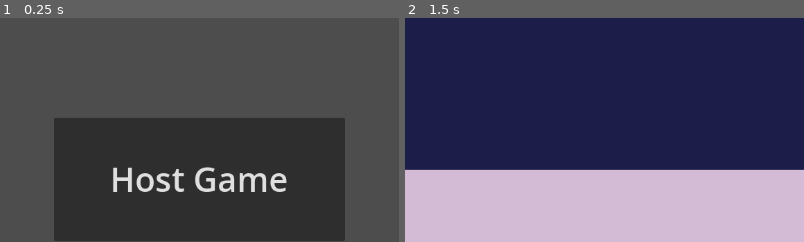
Above: before the commit, frames 1-2 (left to right).
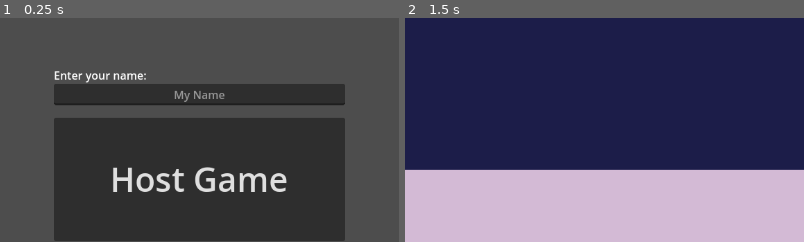
Above: after the commit, the same moments.

Repository: Blkatx/liars-dice
Game: Godot game, scene res://multiplayer_lobby.tscn
Same seed, same stepped clock (60 frames per second), same inputs: the game is played once before the commit and once after it. This scene is started directly instead of the project's main scene.
Inputs (mouse positions are % of the whole screen's width and height, from its top left):
- Up to frame 1 (0.25 s): no input
- Up to frame 2 (1.5 s): click "Host Game" at 0.5 s; tap Enter at 1.25 s; move the mouse to (72, 45) at 1.27 s; press the mouse at (72, 45) at 1.28 s
The pictures show only the part of the screen within x 25-75%, y 0-50%; the shares and areas given below are measured in that part.

The runs differ from the first frame. In frame 1, 7.2% of the frame differs, in the area x 13-87%, y 23-39%; in frame 2, nothing differs.

Commit message:
Enemy playes are now Control Nodes, Small adjustments to Multiplayer Connections

Diff:
--- a/liars-dice/Resources/enemy_player.tscn
+++ b/liars-dice/Resources/enemy_player.tscn
@@ -1,21 +1,70 @@
-[gd_scene load_steps=4 format=3 uid="uid://db6eele33vnlr"]
+[gd_scene load_steps=5 format=3 uid="uid://db6eele33vnlr"]
 
 [ext_resource type="Texture2D" uid="uid://byq38hedylpcy" path="res://Images/TempPlayer.tres" id="1_0dkbx"]
 [ext_resource type="Script" uid="uid://cpugstd0i6edk" path="res://Resources/enemy_player_script.gd" id="1_pxnch"]
 [ext_resource type="Texture2D" uid="uid://bfwn33usert3l" path="res://Images/TempCup.tres" id="2_pxnch"]
 
-[node name="EnemyPlayer" type="Node2D"]
+[sub_resource type="StyleBoxEmpty" id="StyleBoxEmpty_pxnch"]
+
+[node name="EnemyPlayer" type="Control" groups=["Players"]]
 texture_filter = 1
+custom_minimum_size = Vector2(125, 175)
+layout_mode = 3
+anchors_preset = 8
+anchor_left = 0.5
+anchor_top = 0.5
+anchor_right = 0.5
+anchor_bottom = 0.5
+offset_left = -62.5
+offset_top = -85.0
+offset_right = 62.5
+offset_bottom = 85.0
+grow_horizontal = 2
+grow_vertical = 2
 script = ExtResource("1_pxnch")
+
+[node name="VBoxContainer" type="VBoxContainer" parent="."]
+layout_mode = 1
+anchors_preset = 15
+anchor_right = 1.0
+anchor_bottom = 1.0
+grow_horizontal = 2
+grow_vertical = 2
+alignment = 1
+
+[node name="Label" type="Label" parent="VBoxContainer"]
+layout_mode = 2
+text = "Player Name"
+horizontal_alignment = 1
+
+[node name="TextureRect" type="TextureRect" parent="VBoxContainer"]
+layout_mode = 2
+size_flags_vertical = 3
+texture = ExtResource("1_0dkbx")
+expand_mode = 3
+stretch_mode = 5
+
+[node name="VBoxContainer" type="VBoxContainer" parent="VBoxContainer/TextureRect"]
+layout_mode = 1
+anchors_preset = 15
+anchor_right = 1.0
+anchor_bottom = 1.0
+grow_horizontal = 2
+grow_vertical = 2
+alignment = 2
+
+[node name="HSeparator" type="HSeparator" parent="VBoxContainer/TextureRect/VBoxContainer"]
+layout_mode = 2
+size_flags_vertical = 3
+size_flags_stretch_ratio = 2.0
+theme_override_styles/separator = SubResource("StyleBoxEmpty_pxnch")
+
+[node name="TextureRect2" type="TextureRect" parent="VBoxContainer/TextureRect/VBoxContainer"]
+z_index = 1
+custom_minimum_size = Vector2(0, 50)
+layout_mode = 2
+size_flags_vertical = 3
+texture = ExtResource("2_pxnch")
+expand_mode = 3
+stretch_mode = 5
 metadata/_edit_use_anchors_ = true
-
-[node name="TextureRect" type="Sprite2D" parent="."]
-position = Vector2(0, -40)
-scale = Vector2(10, 10)
-texture = ExtResource("1_0dkbx")
-
-[node name="TextureRect2" type="Sprite2D" parent="."]
-z_index = 1
-position = Vector2(0, 24)
-scale = Vector2(3, 3)
-texture = ExtResource("2_pxnch")
--- a/liars-dice/Resources/enemy_player_script.gd
+++ b/liars-dice/Resources/enemy_player_script.gd
@@ -1,8 +1,13 @@
 class_name EnemyPlayer
-extends Node2D
+extends Control
 
-var player_name:String
+var player_name:String :
+	set(new_name):
+		player_name = new_name
+		$VBoxContainer/Label.text = new_name
 var id:int
 
+
 func roll_dice()->void:
+	##Play animation and get random results from dice.
 	pass
--- a/liars-dice/Scripts/enemy_player_spawner.gd
+++ b/liars-dice/Scripts/enemy_player_spawner.gd
@@ -1,4 +1,4 @@
-extends Node2D
+extends Control
 
 
 const ENEMY_PLAYER_SCN:PackedScene = preload("res://Resources/enemy_player.tscn")
@@ -9,16 +9,13 @@
 func spawn_enemy(player_name:String = "",id:int = 0)->void:
 	var id_match = get_children().filter(func(enemy:EnemyPlayer): return enemy.id == id)
 	if !id_match.is_empty():
-		push_error("ID already found")
+		#push_error("ID:%s already found" %str(id))
+		return
 	var instance:EnemyPlayer = ENEMY_PLAYER_SCN.instantiate()
-	if !player_name.is_empty():
-		instance.name = player_name
-	else:
-		instance.name = "ID %d" %id
+	instance.name = str(id)
 	instance.id = id
 	instance.player_name = player_name
 	add_child(instance)
-	position_enemies()
 
 func remove_enemy(id:int)->void:
 	var id_match = get_children().filter( func(enemy:EnemyPlayer): return enemy.id == id)
@@ -28,14 +25,7 @@
 		node.queue_free()
 
 
-func position_enemies()->void:
-	var enemies:Array[Node] = get_children()
-	var count:int = get_child_count()
-	for i in range(count):
-		var pos = ((i/float(count)) * arena_width)
-		enemies[i].position.x = pos
 
 
 func _on_child_entered_tree(_node: Node) -> void:
 	print("new node name is " + _node.name)
-	position_enemies()
--- a/liars-dice/Scripts/lobby_script.gd
+++ b/liars-dice/Scripts/lobby_script.gd
@@ -1,15 +1,16 @@
 extends Control
 
+var player_name:String = ""
 const Table:PackedScene = preload("res://Table.tscn")
 
 func _on_host_pressed() -> void:
 	disable_buttons()
-	MultiplayerManager.create_server()
+	MultiplayerManager.create_server(player_name)
 	get_tree().change_scene_to_packed(Table)
 
 func _on_join_pressed() -> void:
 	disable_buttons()
-	MultiplayerManager.connect_to_server()
+	MultiplayerManager.connect_to_server(player_name)
 	get_tree().change_scene_to_packed(Table)
 
 
@@ -17,3 +18,13 @@
 	$VBoxContainer/Host.disabled = true
 	$VBoxContainer/Join.disabled = true
 	$VBoxContainer.visible = false
+
+
+func _on_line_edit_text_changed(new_text: String) -> void:
+	player_name = new_text
+
+func _on_line_edit_text_submitted(new_text: String) -> void:
+	player_name = new_text
+
+func _on_line_edit_text_change_rejected(_rejected_substring: String) -> void:
+	player_name = ""
--- a/liars-dice/Scripts/multiplayer.gd
+++ b/liars-dice/Scripts/multiplayer.gd
@@ -8,28 +8,45 @@
 
 signal connection(new_player:bool,player_name:String,id:int)
 
-func create_server()->void:
+var players:Dictionary[int, String]
+
+func create_server(player_name:String = "host")->void:
 	peer.create_server(PORT)
 	multiplayer.multiplayer_peer = peer
 	multiplayer.peer_connected.connect(_on_peer_connected)
 	multiplayer.peer_disconnected.connect(_on_peer_disconnected)
 	print("Server Created")
+	players[multiplayer.get_unique_id()] = player_name
 
-func connect_to_server(ip:String = HOST,port:int = PORT)->void:
+func connect_to_server( player_name:String = "player", ip:String = HOST,port:int = PORT)->void:
 	var error:Error = peer.create_client(ip,port)
 	multiplayer.multiplayer_peer = peer
 	print("Connecting to server on port: %d" %PORT)
 	if error == Error.OK:
-		print("Connected Suscefully")
-		await get_tree().process_frame
-		print(get_tree().current_scene)
-
+		print("Connected Succefully")
+		if player_name == "player":
+			player_name += " %s" %str(multiplayer.get_unique_id())
+		players[multiplayer.get_unique_id()] = player_name
 
 func _on_peer_connected(id:int)->void:
 	print("Peer Connected, ID: %s" %str(id))
+	sync_players_info.rpc(players)
 	connection.emit(true,"",id)
-
 
 func _on_peer_disconnected(id:int)->void:
 	print("Lost connection to Peer, ID: %s" %str(id))
 	connection.emit(false,"",id)
+
+@rpc("any_peer","call_remote","reliable")
+func sync_players_info(player_list:Dictionary[int,String])->void:
+	if !multiplayer.is_server():
+		sync_players_info.rpc_id(1,players)
+	for p_id in player_list.keys():
+		if players.has(p_id):
+			if players[p_id]  ==  player_list[p_id]:
+				continue
+			players[p_id] = player_list[p_id]
+			continue
+		else:
+			players[p_id] = player_list[p_id]
+			continue
--- /dev/null
+++ b/liars-dice/Scripts/player_script.gd
@@ -0,0 +1,10 @@
+class_name Player
+extends Node2D
+
+var player_name:String = ""
+var id:int = 1
+
+func _ready()->void:
+	add_to_group(&"Players")
+	if multiplayer.has_multiplayer_peer():
+		id = multiplayer.get_unique_id()
--- a/liars-dice/Table.tscn
+++ b/liars-dice/Table.tscn
@@ -1,9 +1,10 @@
-[gd_scene load_steps=5 format=3 uid="uid://p32cqge2kmfr"]
+[gd_scene load_steps=6 format=3 uid="uid://p32cqge2kmfr"]
 
 [ext_resource type="PackedScene" uid="uid://kcwnpuk8s0e6" path="res://tray.tscn" id="1_based"]
 [ext_resource type="Script" uid="uid://dpnibc0wspx2m" path="res://table.gd" id="1_muxx0"]
 [ext_resource type="PackedScene" uid="uid://db6eele33vnlr" path="res://Resources/enemy_player.tscn" id="2_561jp"]
 [ext_resource type="Script" uid="uid://dy3ya6wpr7uid" path="res://Scripts/enemy_player_spawner.gd" id="2_x8wof"]
+[ext_resource type="Script" uid="uid://d0l5hesdkrm3l" path="res://Scripts/player_script.gd" id="4_ieyyn"]
 
 [node name="Table" type="CanvasLayer"]
 script = ExtResource("1_muxx0")
@@ -16,11 +17,21 @@
 grow_vertical = 2
 color = Color(0.1101, 0.116093, 0.286357, 1)
 
-[node name="EnemyPlayerSpawner" type="Node2D" parent="."]
-position = Vector2(576, 187)
+[node name="EnemyPlayerSpawner" type="HBoxContainer" parent="."]
+anchors_preset = 14
+anchor_top = 0.5
+anchor_right = 1.0
+anchor_bottom = 0.5
+offset_top = -269.0
+grow_horizontal = 2
+grow_vertical = 2
+size_flags_horizontal = 3
+alignment = 1
 script = ExtResource("2_x8wof")
 
 [node name="EnemyPlayer" parent="EnemyPlayerSpawner" instance=ExtResource("2_561jp")]
+layout_mode = 2
+size_flags_horizontal = 3
 
 [node name="TableRect" type="ColorRect" parent="."]
 anchors_preset = 12
@@ -35,6 +46,7 @@
 
 [node name="Player" type="Node2D" parent="."]
 position = Vector2(569.518, 448)
+script = ExtResource("4_ieyyn")
 
 [node name="Tray" parent="Player" instance=ExtResource("1_based")]
 
--- a/liars-dice/multiplayer_lobby.tscn
+++ b/liars-dice/multiplayer_lobby.tscn
@@ -13,6 +13,21 @@
 grow_horizontal = 2
 grow_vertical = 2
 script = ExtResource("1_xcxc6")
+
+[node name="Label" type="Label" parent="."]
+layout_mode = 0
+offset_top = -73.0
+offset_right = 420.0
+offset_bottom = -50.0
+text = "Enter your name:"
+
+[node name="LineEdit" type="LineEdit" parent="."]
+layout_mode = 0
+offset_top = -49.0
+offset_right = 420.0
+offset_bottom = -18.0
+placeholder_text = "My Name"
+alignment = 1
 
 [node name="VBoxContainer" type="VBoxContainer" parent="."]
 layout_mode = 1
@@ -34,5 +49,8 @@
 theme_override_font_sizes/font_size = 48
 text = "Join Game"
 
+[connection signal="text_change_rejected" from="LineEdit" to="." method="_on_line_edit_text_change_rejected"]
+[connection signal="text_changed" from="LineEdit" to="." method="_on_line_edit_text_changed"]
+[connection signal="text_submitted" from="LineEdit" to="." method="_on_line_edit_text_submitted"]
 [connection signal="pressed" from="VBoxContainer/Host" to="." method="_on_host_pressed"]
 [connection signal="pressed" from="VBoxContainer/Join" to="." method="_on_join_pressed"]
--- a/liars-dice/project.godot
+++ b/liars-dice/project.godot
@@ -19,6 +19,10 @@
 
 MultiplayerManager="*res://Scripts/multiplayer.gd"
 
+[global_group]
+
+Players="A group with all the players nodes"
+
 [input]
 
 throw={
--- a/liars-dice/table.gd
+++ b/liars-dice/table.gd
@@ -2,7 +2,7 @@
 extends CanvasLayer
 
 ## Responsible for keeping track of turn order.
-@onready var enemy_player_spawner: Node2D = $EnemyPlayerSpawner
+@onready var enemy_player_spawner: Control = $EnemyPlayerSpawner
 @onready var player: Node2D = $Player
 
 @export var number_of_players:int = 2
@@ -11,7 +11,7 @@
 
 func _ready() -> void:
 	##Inits the table with no enemies
-	for child:Node2D in enemy_player_spawner.get_children():
+	for child:Control in enemy_player_spawner.get_children():
 		child.queue_free()
 
 	MultiplayerManager.connection.connect(_on_multiplayer_connection)
@@ -22,13 +22,23 @@
 		#enemy_player_spawner.spawn_enemy("Enemy %d" %(i), (i+10) )
 
 
-
 ##Spawn and DeSpawn player
 func _on_multiplayer_connection(new_player:bool,player_name:String, id:int)->void:
 	if new_player:
+		print("Adding Player ID: %d" %id)
 		number_of_players += 1
 		enemy_player_spawner.spawn_enemy(player_name,id)
+
+		spawn_enemy_remote.rpc("Host",multiplayer.get_unique_id())
 	else:
 		print("Removing Player ID: %d" %id )
 		number_of_players -= 1
 		enemy_player_spawner.remove_enemy(id)
+		remove_enemy_remote.rpc(id)
+
+@rpc("any_peer","call_remote","reliable")
+func spawn_enemy_remote(player_name:String,id:int)->void:
+	enemy_player_spawner.spawn_enemy(player_name,id)
+@rpc("any_peer","call_remote","reliable")
+func remove_enemy_remote(id:int)->void:
+	enemy_player_spawner.remove_enemy(id)
Not shown, added: liars-dice/Scripts/player_script.gd.uid
